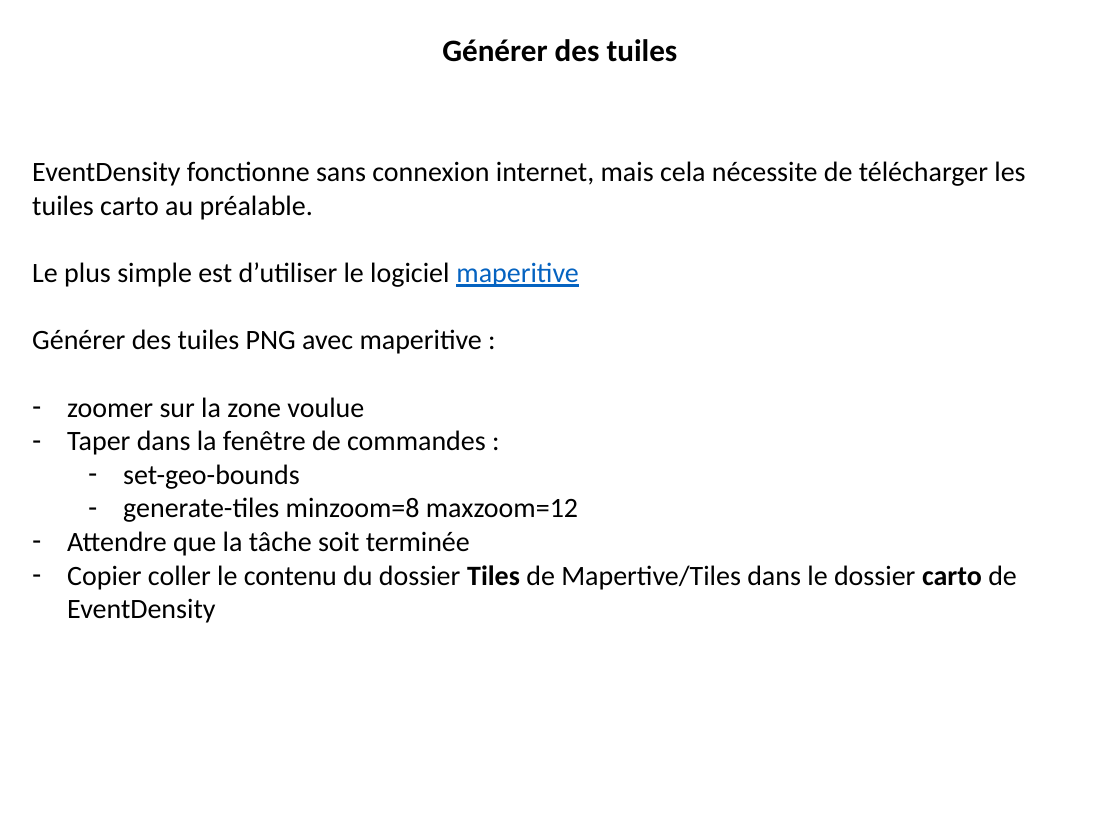
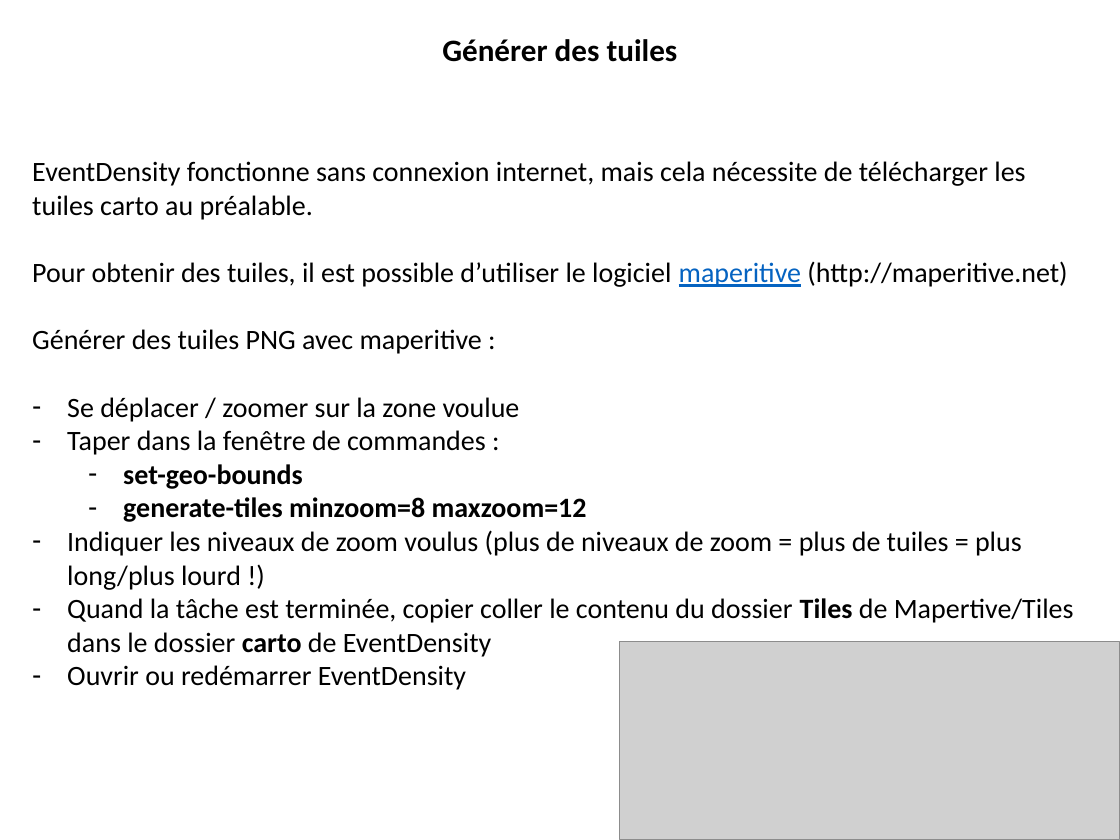
Before and after one commit to 20100dbg/EventDensity, a slide deck: slide 6 of TUTO_EVENTDENSITY.pptx. Drawn at 1120x840 pixels with LibreOffice and Linux fonts; fonts in the diff are those of the drawing; grey boxes stand for pictures; background and template pictures are left out. Boxes give left, top, right and bottom in pixels: in the first picture for what was removed or moved away, otherwise in the second. Text is boxed around its words. In the diff, an @@ line names an element or a change of style, - is before the commit and + after.

```diff
--- a/TUTO_EVENTDENSITY.pptx
+++ b/TUTO_EVENTDENSITY.pptx
@@ text at [32, 261, 1067, 287]: text changed @@
-Le plus simple est d’utiliser le logiciel maperitive
+Pour obtenir des tuiles, il est possible d’utiliser le logiciel maperitive (http://maperitive.net)
@@ text at [67, 397, 520, 422]: text changed @@
-– zoomer sur la zone voulue
+– Se déplacer / zoomer sur la zone voulue
@@ text at [123, 464, 587, 522]: bold on in "set-geo-bounds", "generate-tiles minzoom=8 maxzoom=12" @@
@@ text at [67, 530, 1074, 690]: text changed @@
-– Attendre que la tâche soit terminée
-– Copier coller le contenu du dossier Tiles de Mapertive/Tiles dans le dossier carto de EventDensity
+– Indiquer les niveaux de zoom voulus (plus de niveaux de zoom = plus de tuiles = plus long/plus lourd !)
+– Quand la tâche est terminée, copier coller le contenu du dossier Tiles de Mapertive/Tiles dans le dossier carto de EventDensity
+– Ouvrir ou redémarrer EventDensity
@@ picture added at [619, 642, 1120, 840] @@
```
Also in this commit, not shown: 1 other slide changed, 4 other files.
